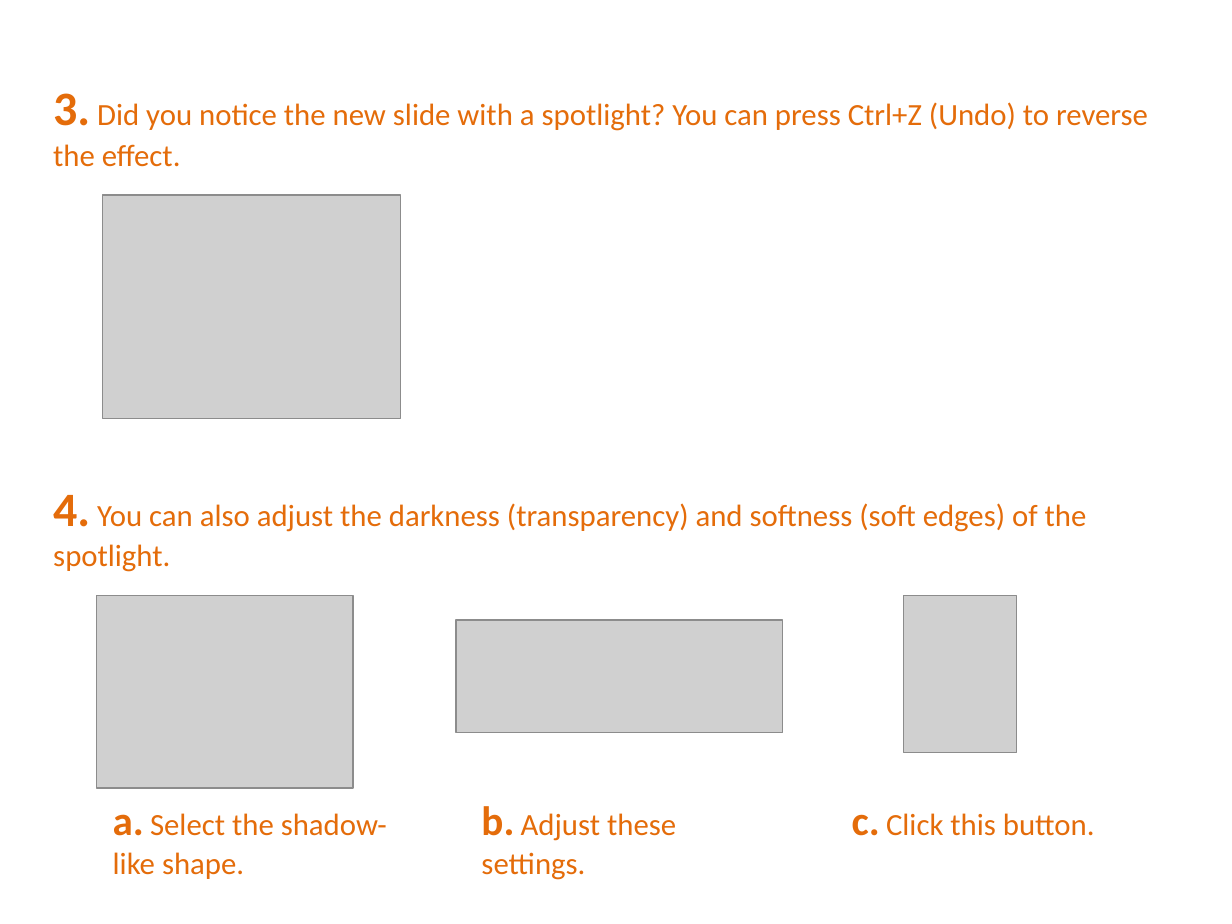
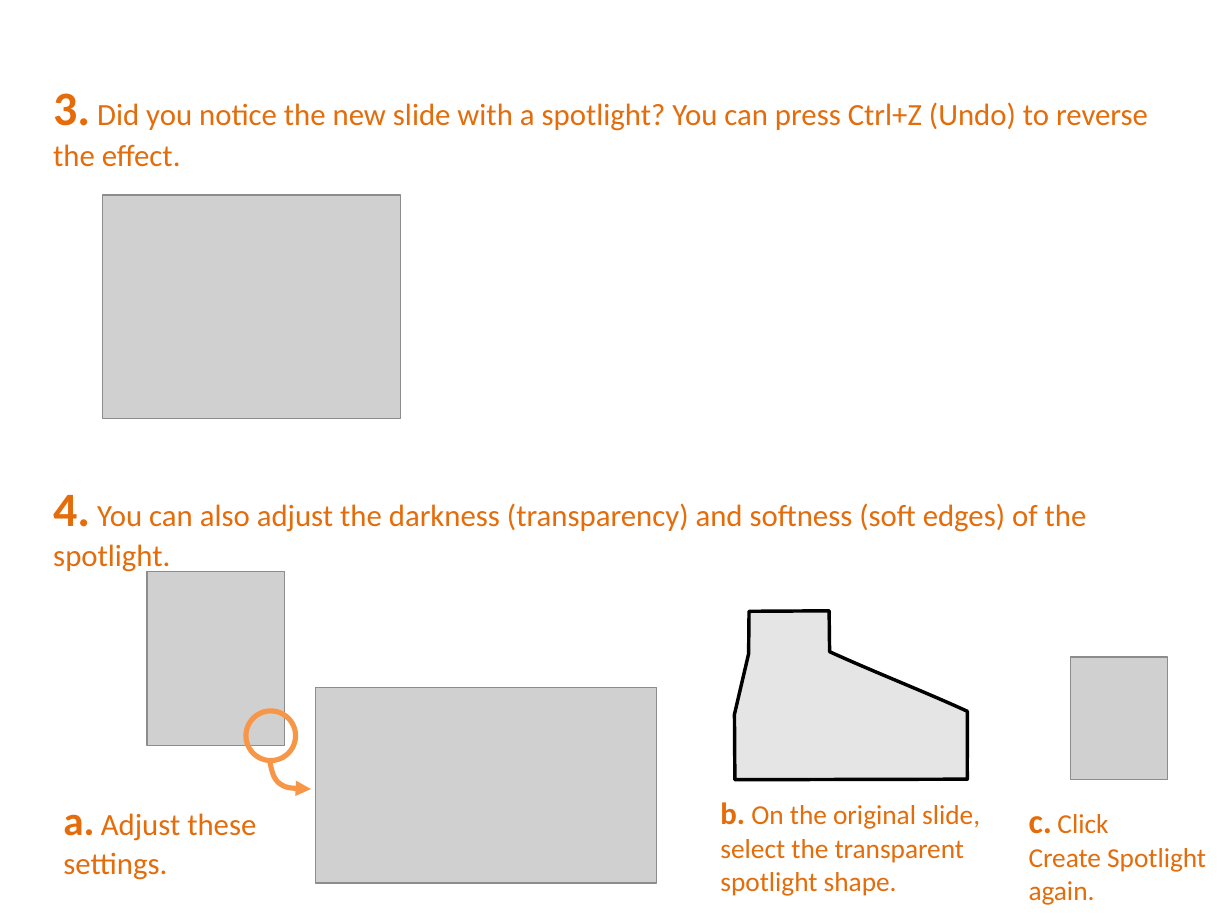
Before and after one commit to PowerPointLabs/PowerPointLabs-Website, a slide deck: slide 10 of samples/tutorial.pptx (slide 6 before the commit). Drawn at 1232x924 pixels with LibreOffice and Linux fonts; fonts in the diff are those of the drawing; grey boxes stand for pictures. Boxes give left, top, right and bottom in pixels: in the first picture for what was removed or moved away, otherwise in the second. Text is boxed around its words. In the diff, an @@ line names an element or a change of style, - is before the commit and + after.

```diff
--- a/samples/tutorial.pptx
+++ b/samples/tutorial.pptx
@@ picture removed at (96,595,352,787) @@
@@ picture added at (147,572,285,747) @@
@@ picture removed at (903,595,1016,753) @@
@@ picture removed at (456,620,782,733) @@
@@ freeform shape added at (734,611,967,780), fill #AAAAAA at 30% opacity, outline #000000 2 pt @@
@@ picture added at (1071,657,1168,780) @@
@@ picture added at (315,687,657,883) @@
@@ ellipse added at (246,711,296,760), outline #F79646 3 pt @@
@@ freeform shape added at (270,761,310,788), outline #F79646 3 pt @@
@@ text at (720,802,980,896): text changed; size 18 to 16 pt @@
-a. Select the shadow-like shape.
+b. On the original slide, select the transparent spotlight shape.
@@ text at (63,813,256,880): text changed @@
-b. Adjust these settings.
+a. Adjust these
+settings.
@@ text at (1029,814,1206,905): text changed; size 18 to 16 pt @@
-c. Click this button.
+c. Click
+Create Spotlight again.
```
Also in this commit, not shown: 16 other slides changed, 10 slides added.
